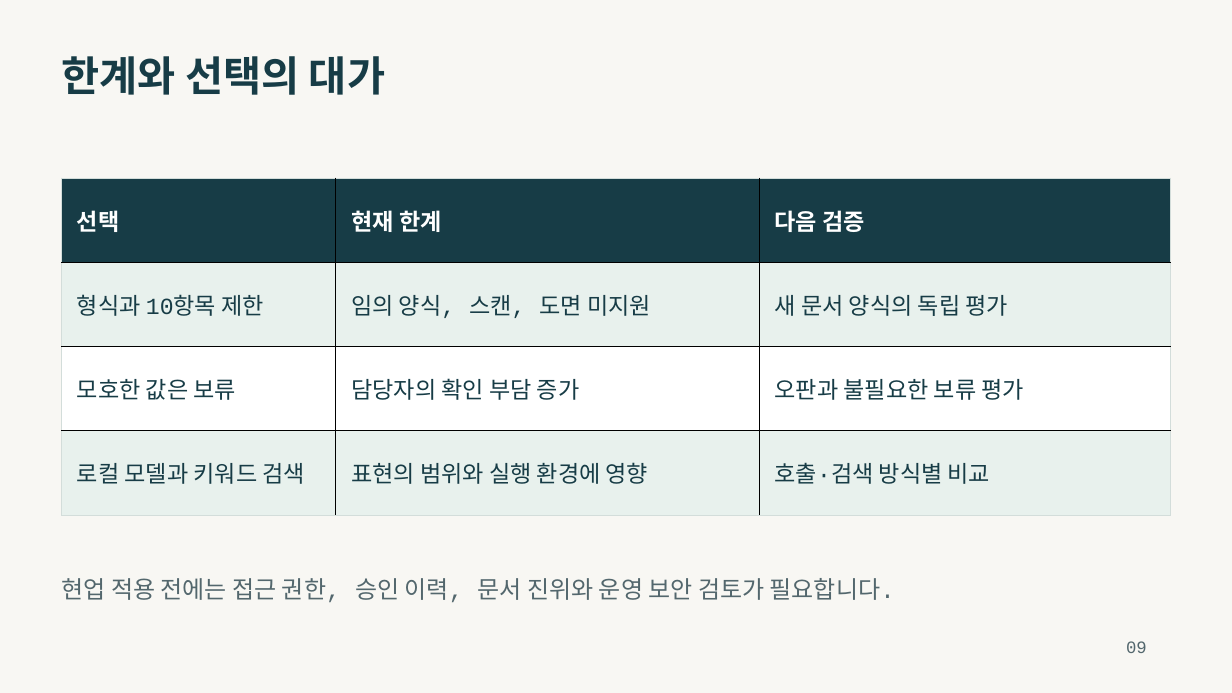
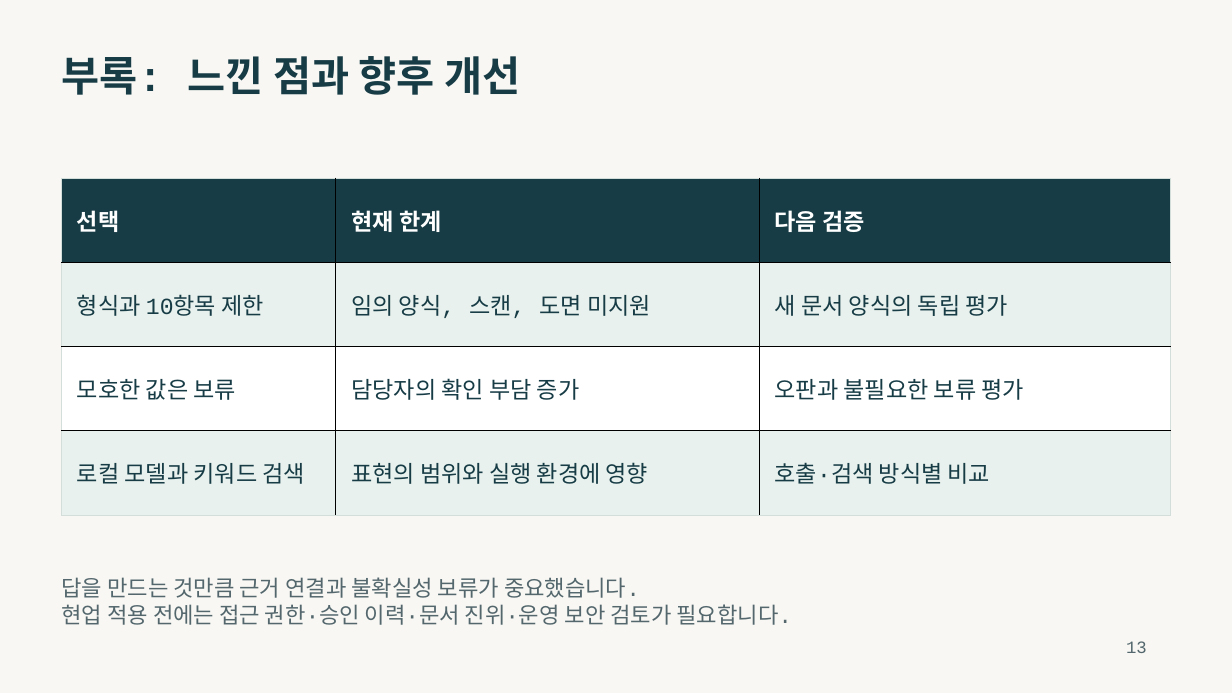
Before and after one commit to seogdo/transformer-spec-review, a slide deck: slide 13 of output/presentations/transformer-spec-review-presentation.pptx (slide 9 before the commit). Drawn at 1232x693 pixels with LibreOffice and Linux fonts; fonts in the diff are those of the drawing. Boxes give left, top, right and bottom in pixels: in the first picture for what was removed or moved away, otherwise in the second. Text is boxed around its words. In the diff, an @@ line names an element or a change of style, - is before the commit and + after.

```diff
--- a/output/presentations/transformer-spec-review-presentation.pptx
+++ b/output/presentations/transformer-spec-review-presentation.pptx
@@ text at (x1=62, y1=56, x2=520, y2=95): text changed @@
-한계와 선택의 대가
+부록: 느낀 점과 향후 개선
@@ text at (x1=62, y1=577, x2=792, y2=625): text changed; size 18.8 to 17.2 pt @@
-현업 적용 전에는 접근 권한, 승인 이력, 문서 진위와 운영 보안 검토가 필요합니다.
+답을 만드는 것만큼 근거 연결과 불확실성 보류가 중요했습니다.
+현업 적용 전에는 접근 권한·승인 이력·문서 진위·운영 보안 검토가 필요합니다.
@@ text at (x1=1126, y1=641, x2=1147, y2=653): text changed @@
-09
+13
```
Also in this commit, not shown: 14 other slides changed, 2 slides added, 8 other files.
